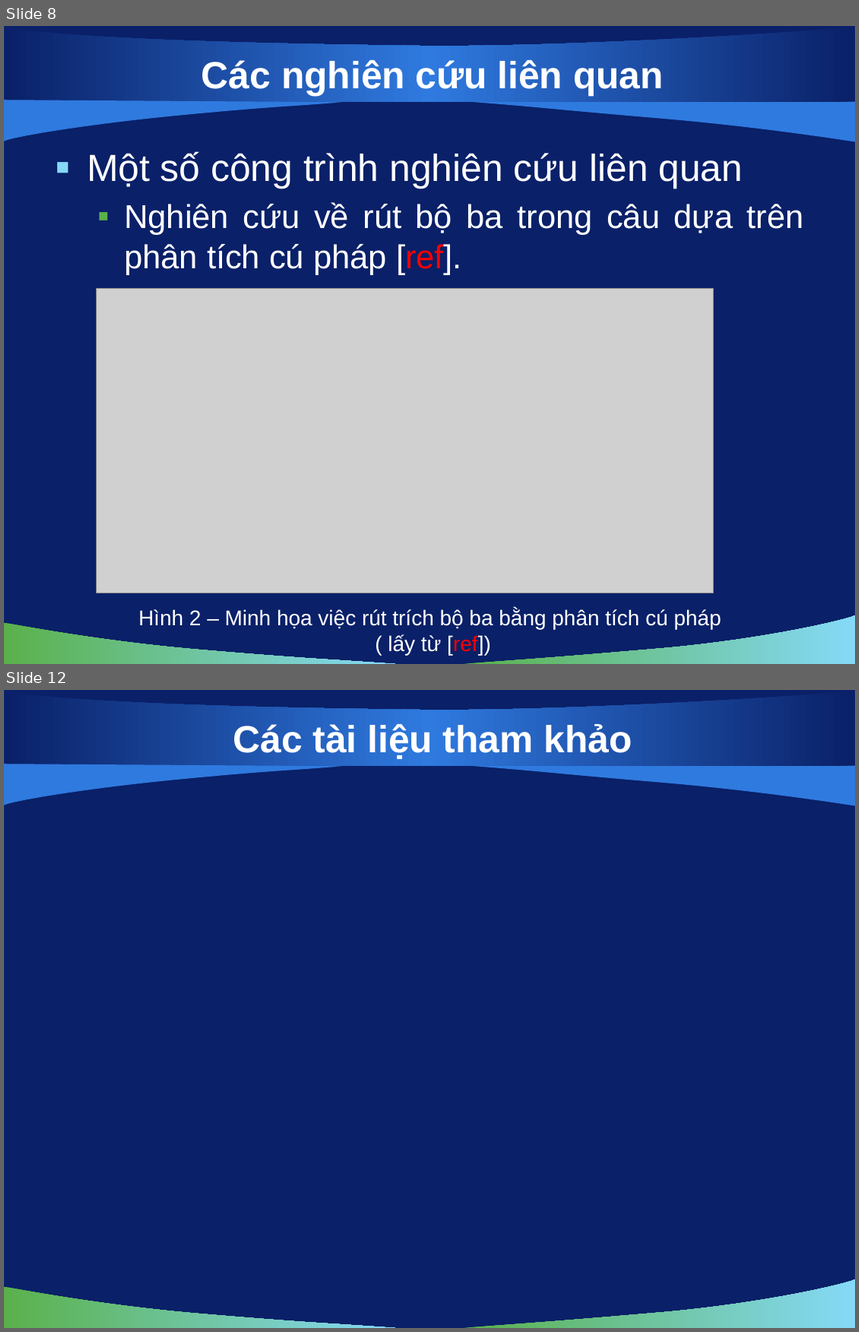
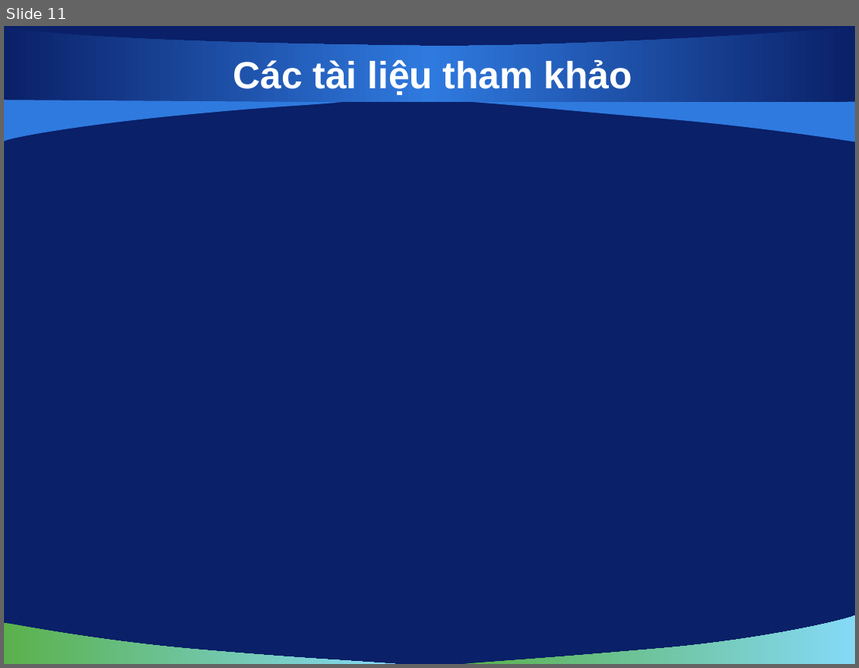
Before and after one commit to hungntit/filnalproject, a slide deck: De Cuong/bao cao luan van/slide 0.2.pptx. Shown one above the other, each under a label of ours: slides 8 and 12 before the commit, slide 11 after it; the slides between them are not shown. The pictures are 859x1332 and 859x668 pixels, drawn with LibreOffice and Linux fonts; fonts in the diff are those of the drawing; grey boxes stand for pictures; background and template pictures are left out. Boxes give left, top, right and bottom in pixels: in the first picture for what was removed or moved away, otherwise in the second. Text is boxed around its words. In the diff, an @@ line names an element or a change of style, - is before the commit and + after.

```diff
--- a/De Cuong/bao cao luan van/slide 0.2.pptx
+++ b/De Cuong/bao cao luan van/slide 0.2.pptx
@@ slide 8 removed at [4, 26, 855, 664], background picture (left out); not listed: 5 template elements that a slide beside it also shows @@
@@ title removed at [202, 60, 664, 96] @@
-Các nghiên cứu liên quan
@@ text removed at [87, 151, 804, 275] @@
-▪ Một số công trình nghiên cứu liên quan
-  ▪ Nghiên cứu về rút bộ ba trong câu dựa trên phân tích cú pháp [ref].
@@ picture removed at [96, 288, 713, 593] @@
@@ text removed at [139, 609, 721, 655] @@
-Hình 2 – Minh họa việc rút trích bộ ba bằng phân tích cú pháp
-( lấy từ [ref])
@@ what was slide 12 is now slide 11 @@
```
Also in this commit, not shown: 6 slides changed, 4 slides added, 4 other slides removed, 1 other file.
